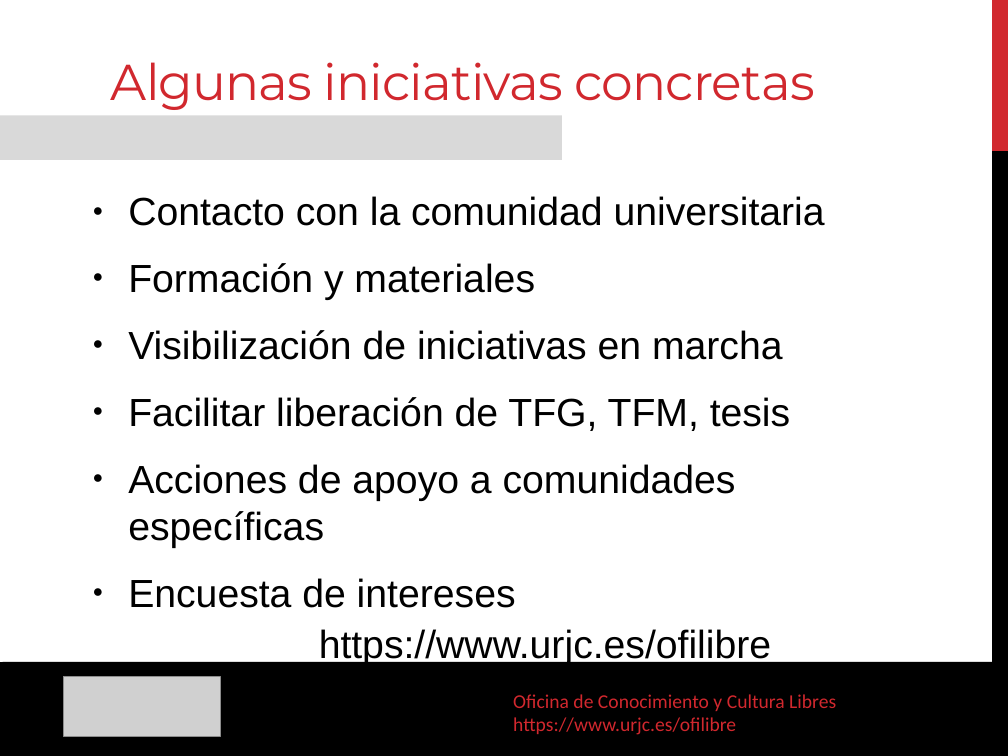
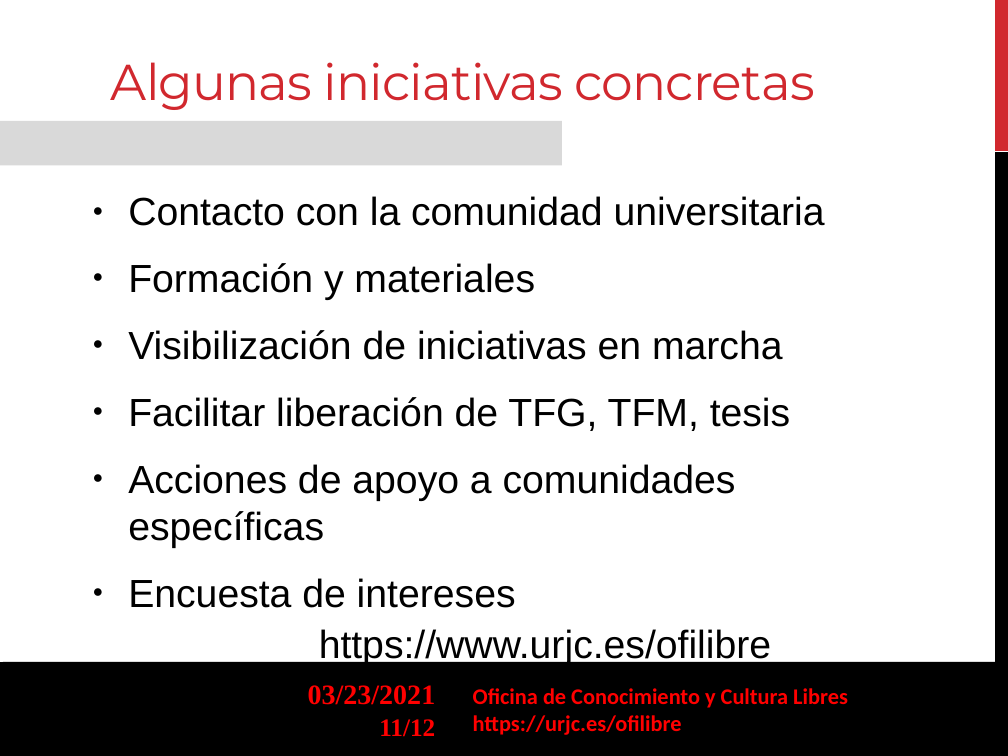
Before and after one commit to gabrielIzquierdo/OfiLibreGabri.github.io, a slide deck: slide 11 of transpas/ofilibre/Ofilibre-presentacion.odp. Drawn at 1008x756 pixels with LibreOffice and Linux fonts; fonts in the diff are those of the drawing; grey boxes stand for pictures; background and template pictures are left out. Boxes give left, top, right and bottom in pixels: in the first picture for what was removed or moved away, otherwise in the second. Text is boxed around its words. In the diff, an @@ line names an element or a change of style, - is before the commit and + after.

```diff
--- a/transpas/ofilibre/Ofilibre-presentacion.odp
+++ b/transpas/ofilibre/Ofilibre-presentacion.odp
@@ freeform shape at (995, 0, 1008, 151): outline redrawn @@
@@ rectangle removed at (0, 116, 561, 160) @@
@@ rectangle added at (0, 121, 561, 165), fill #D9D9D9 @@
@@ freeform shape at (995, 152, 1008, 756): outline redrawn @@
@@ freeform shape removed at (0, 661, 1008, 756) @@
@@ freeform shape added at (0, 661, 1008, 756), fill #000000 @@
@@ picture removed at (64, 676, 221, 736) @@
@@ text added at (308, 685, 436, 705), 20 pt, text #FF0000, bold @@
+03/23/2021
@@ text added at (473, 688, 848, 735), 16 pt, text #FF0000, bold @@
+Oficina de Conocimiento y Cultura Libres
+https://urjc.es/ofilibre
@@ page number added at (379, 719, 435, 737), 18 pt, text #FF0000, bold @@
+11/12
@@ text removed at (513, 694, 836, 735) @@
-Oficina de Conocimiento y Cultura Libres
-https://www.urjc.es/ofilibre
```
Also in this commit, not shown: 11 other slides changed, 1 other file.
